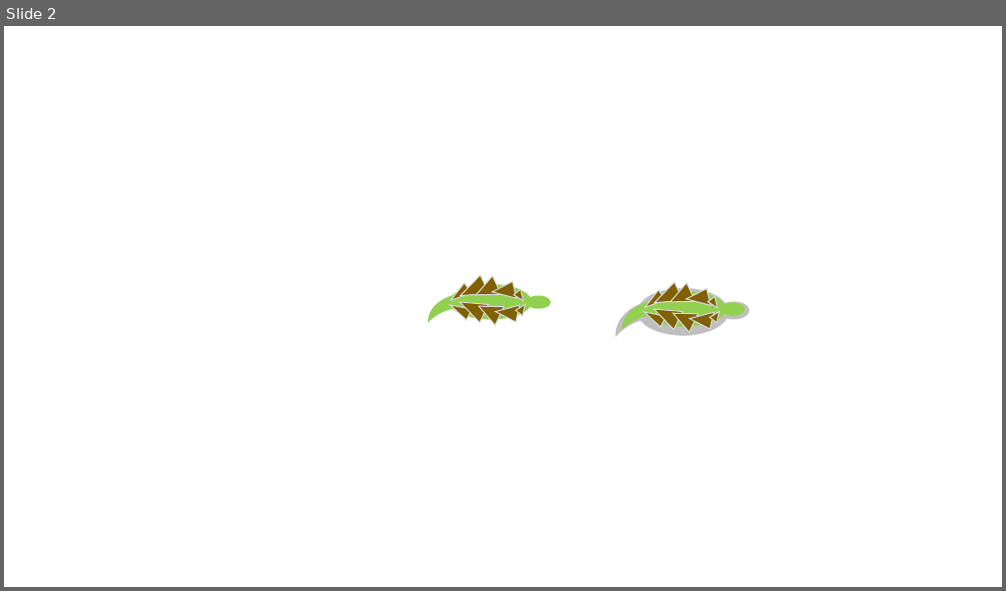
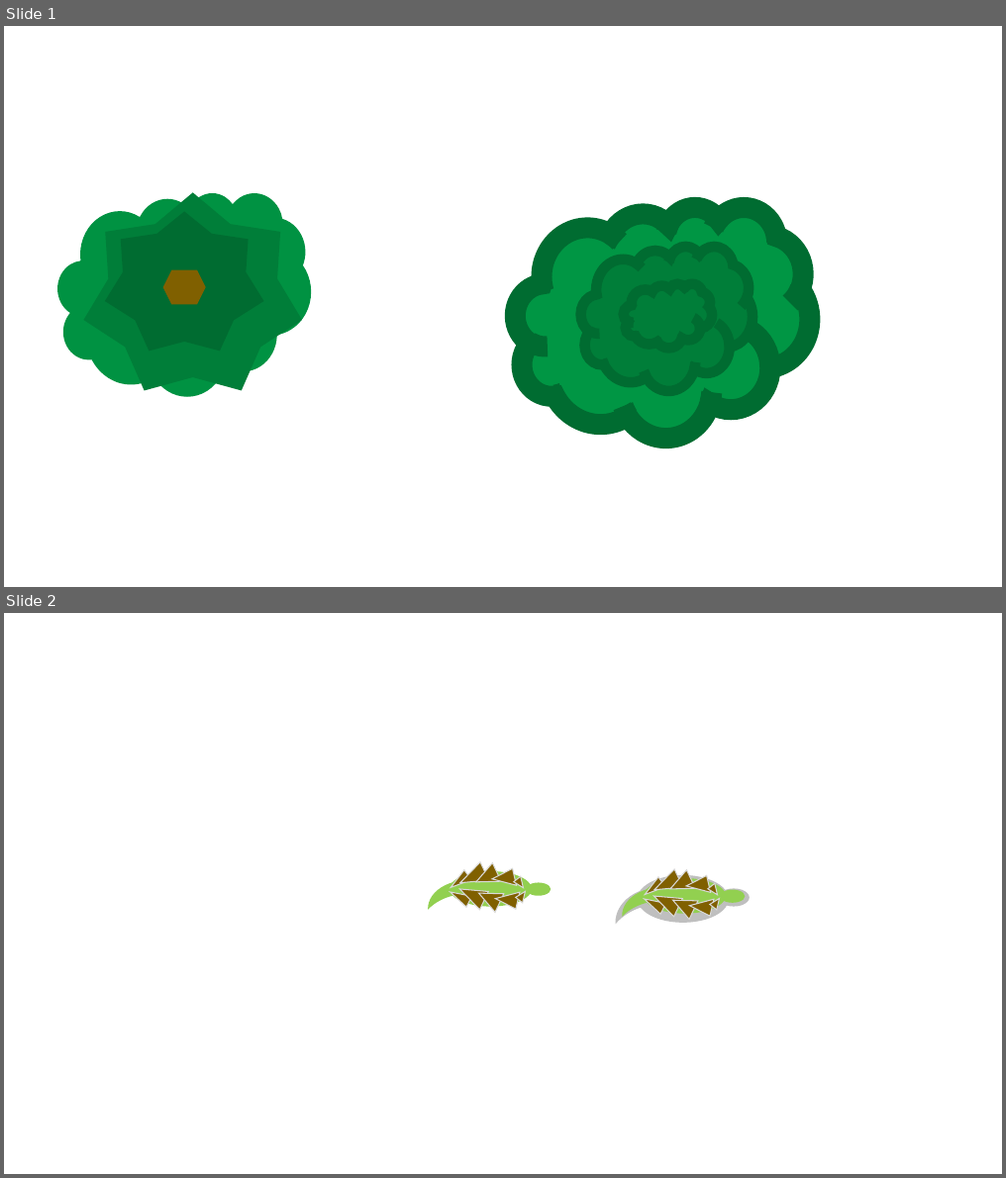
Before and after one commit to DanGrew/Dinosaurs, a slide deck: src/uk/dangrew/dinosaurs/resources/image-construction.pptx. Shown one above the other, each under a label of ours: slide 2 before the commit, slides 1 and 2 after it. The pictures are 1006x591 and 1006x1178 pixels, drawn with LibreOffice and Linux fonts; fonts in the diff are those of the drawing. Boxes give left, top, right and bottom in pixels: in the first picture for what was removed or moved away, otherwise in the second. Text is boxed around its words. In the diff, an @@ line names an element or a change of style, - is before the commit and + after.

```diff
--- a/src/uk/dangrew/dinosaurs/resources/image-construction.pptx
+++ b/src/uk/dangrew/dinosaurs/resources/image-construction.pptx
@@ slide 1 added at bbox=[4, 26, 1002, 587], background #FFFFFF @@
@@ cloud added at bbox=[57, 193, 311, 396], fill #009242 @@
@@ star added at bbox=[83, 193, 302, 391], fill #007E39 @@
@@ star added at bbox=[105, 212, 263, 351], fill #006C31 @@
@@ cloud added at bbox=[515, 207, 810, 438], fill #009644, outline #006C31 20 pt @@
@@ cloud added at bbox=[581, 246, 752, 390], fill #007E39, outline #006C31 10 pt @@
@@ hexagon added at bbox=[163, 271, 206, 304], fill #806000 @@
@@ cloud added at bbox=[624, 284, 712, 349], fill #007E39, outline #006C31 10 pt @@
```
Also in this commit, not shown: 1 slide removed, 26 other files.
